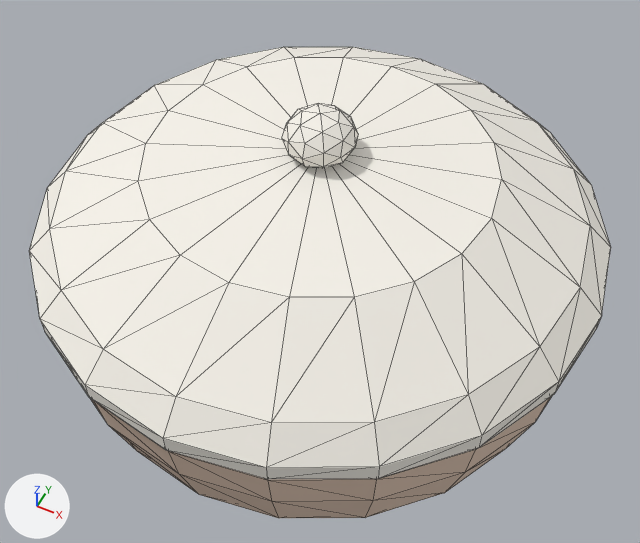
Renders of the glTF model assets/crops/container_siru_closed.glb from each side of a commit.
The view is the same before and after, from a 50 mm lens placed at (0.121, -0.241, 0.362), pointed at (0.005, -0.01, 0.073). Arrows for +X, +Y and +Z are at lower left; the lights stay in place. The older version comes first. Mesh edges are drawn as thin lines. Where no turn or scale is listed for an object, it has been applied to the vertices.

In view in the first picture: 'body', 'knob', 'lid'.
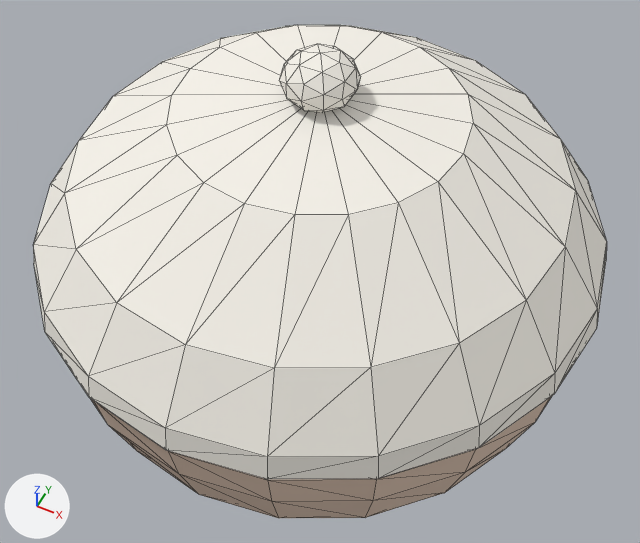
What the commit changed:
me_lid_3 is used by ob_lid; location (0.0, 0.0, 0.0).
me_lid_3 had 81 vertices, 140 faces and spanned x -0.121..0.121, y -0.121..0.121, z 0.088..0.133.
me_lid_3 now has 81 vertices, 140 faces and spans x -0.121..0.121, y -0.121..0.121, z 0.088..0.16.
me_lid_3 part 1: 61 of 81 vertices moved; they spanned x -0.121..0.121, y -0.121..0.121, z 0.096..0.133 and now span x -0.119..0.119, y -0.119..0.119, z 0.099..0.16; mean shift (0.0, 0.0, 0.016); largest move (0.058, -0.042, 0.127) -> (0.047, -0.034, 0.153).
me_knob_4 is used by ob_knob; location (0.0, 0.0, 0.0).
me_knob_4 had 42 vertices, 80 faces and spanned x -0.015..0.015, y -0.015..0.015, z 0.129..0.151.
me_knob_4 now has 42 vertices, 80 faces and spans x -0.015..0.015, y -0.015..0.015, z 0.156..0.178.
me_knob_4 part 2: the whole mesh is moved by (0.0, 0.0, 0.027).

Location of each change, (x1, y1, x2, y2) in pixels of the pictures (640 x 543 px):
'lid', reshaped: before (29, 47, 611, 480); after (33, 25, 607, 480)
'knob', moved: before (282, 103, 358, 168); after (279, 44, 361, 112)
